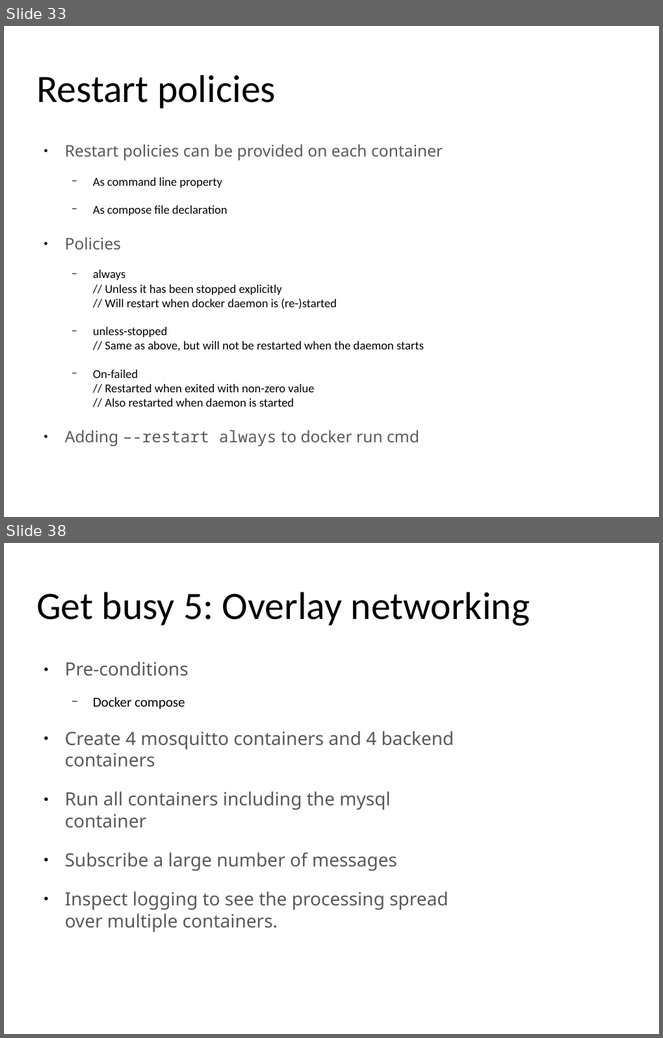
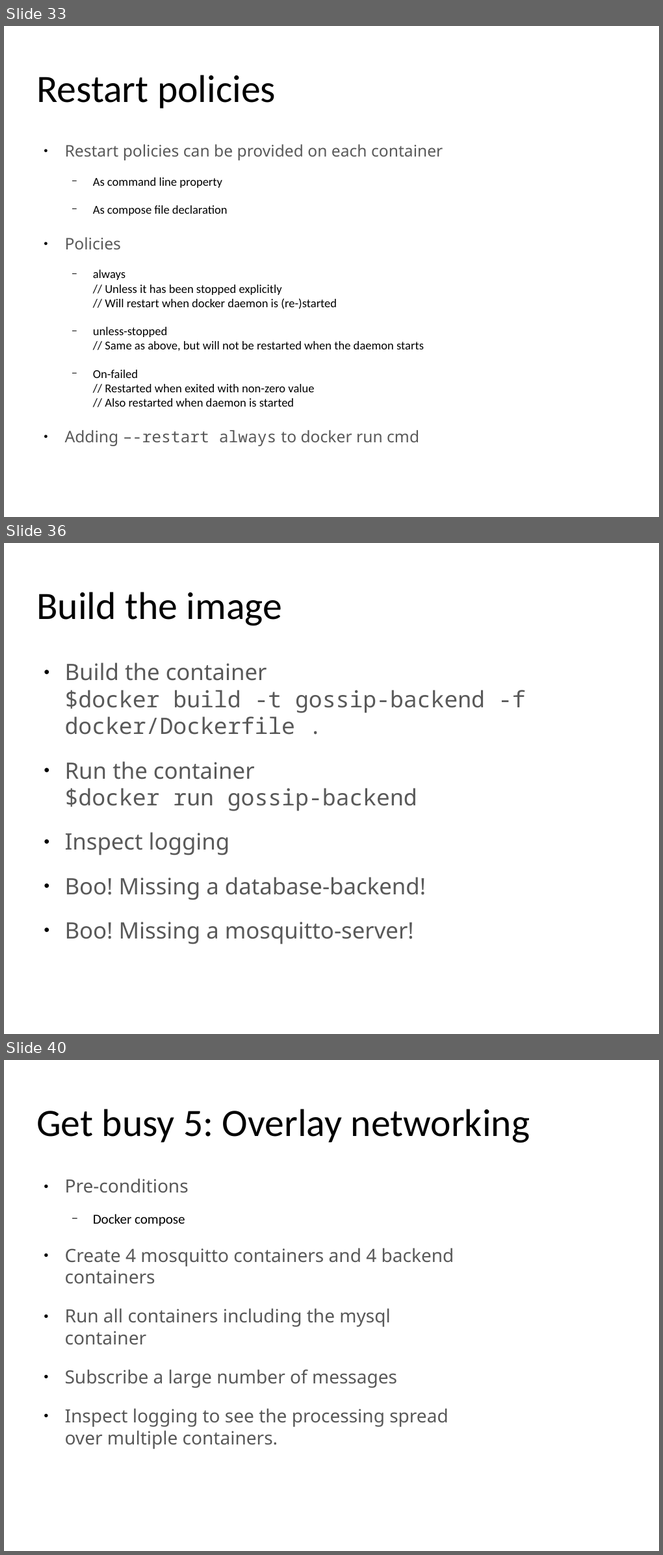
Before and after one commit to yeronimuz/gossip, a slide deck: presentation/docker_for_java_v1.0.odp. Shown one above the other, each under a label of ours: slides 33 and 38 before the commit, slides 33, 36 and 40 after it; the slides between them are not shown. The pictures are 663x1038 and 663x1555 pixels, drawn with LibreOffice and Linux fonts; fonts in the diff are those of the drawing; background and template pictures are left out. Boxes give left, top, right and bottom in pixels: in the first picture for what was removed or moved away, otherwise in the second. Text is boxed around its words. In the diff, an @@ line names an element or a change of style, - is before the commit and + after.

```diff
--- a/presentation/docker_for_java_v1.0.odp
+++ b/presentation/docker_for_java_v1.0.odp
@@ slide 36 added at <box>4,543,659,1034</box>, background #FFFFFF @@
@@ title added at <box>36,592,282,626</box>, 47 pt, text #000000 @@
+Build the image
@@ text added at <box>65,663,526,945</box>, 27.4 pt, text #595959 @@
+● Build the container
+  $docker build -t gossip-backend -f docker/Dockerfile .
+● Run the container
+  $docker run gossip-backend
+● Inspect logging
+● Boo! Missing a database-backend!
+● Boo! Missing a mosquitto-server!
@@ what was slide 38 is now slide 40 @@
```
Also in this commit, not shown: 3 slides changed, 2 other slides added, 1 slide removed.
